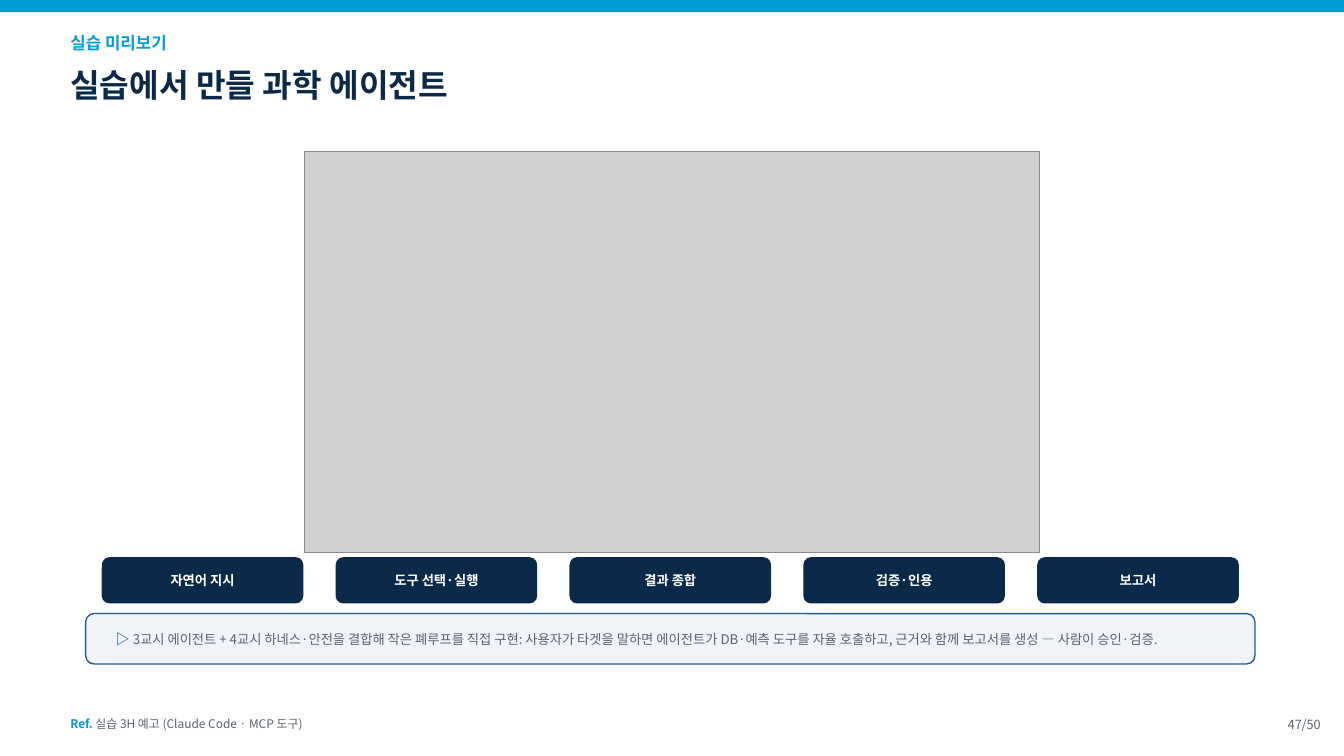
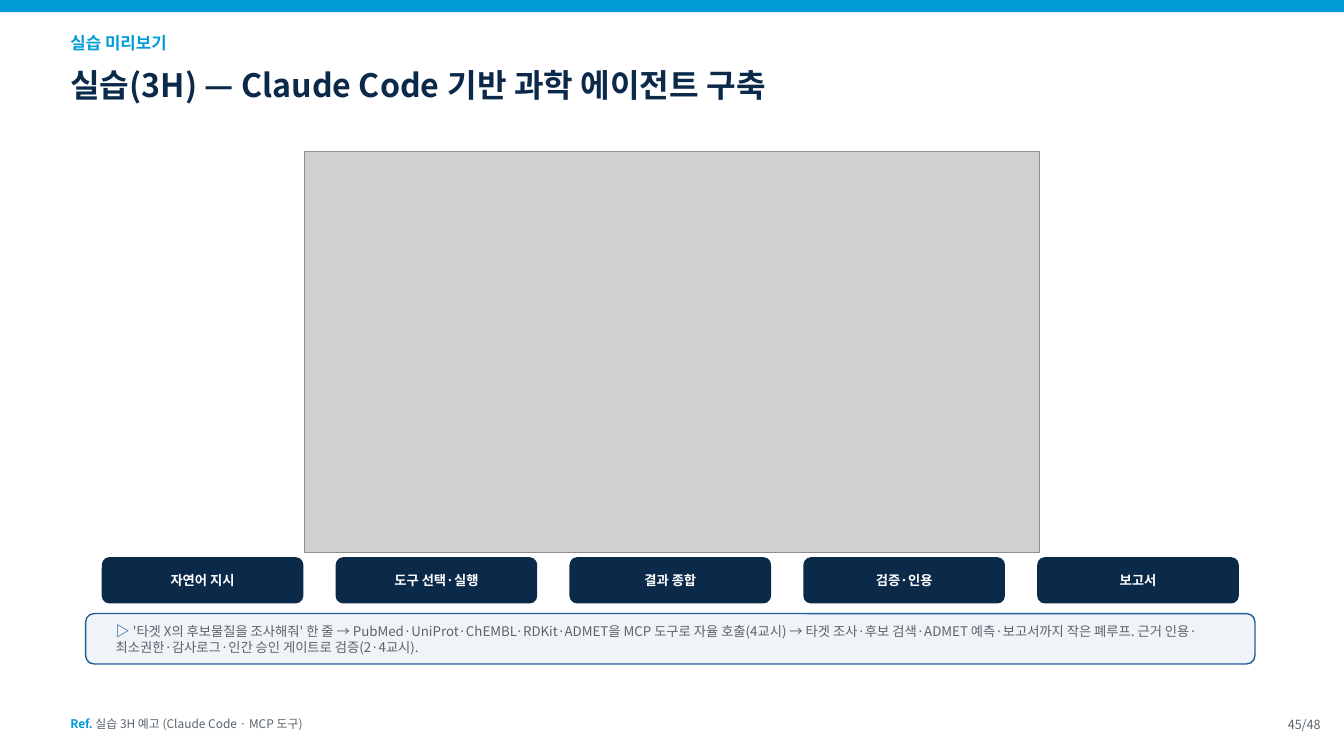
Before and after one commit to fourmodern/2025_aidrugdiscovery, a slide deck: slide 45 of 20260905/slides/0912_5교시.pptx (slide 47 before the commit). Drawn at 1344x756 pixels with LibreOffice and Linux fonts; fonts in the diff are those of the drawing; grey boxes stand for pictures. Boxes give left, top, right and bottom in pixels: in the first picture for what was removed or moved away, otherwise in the second. Text is boxed around its words. In the diff, an @@ line names an element or a change of style, - is before the commit and + after.

```diff
--- a/20260905/slides/0912_5교시.pptx
+++ b/20260905/slides/0912_5교시.pptx
@@ text at [70, 70, 765, 104]: text changed @@
-실습에서 만들 과학 에이전트
+실습(3H) — Claude Code 기반 과학 에이전트 구축
@@ text at [116, 625, 1197, 655]: text changed @@
-▷ 3교시 에이전트 + 4교시 하네스·안전을 결합해 작은 폐루프를 직접 구현: 사용자가 타겟을 말하면 에이전트가 DB·예측 도구를 자율 호출하고, 근거와 함께 보고서를 생성 — 사람이 승인·검증.
+▷ '타겟 X의 후보물질을 조사해줘' 한 줄 → PubMed·UniProt·ChEMBL·RDKit·ADMET을 MCP 도구로 자율 호출(4교시) → 타겟 조사·후보 검색·ADMET 예측·보고서까지 작은 폐루프. 근거 인용·최소권한·감사로그·인간 승인 게이트로 검증(2·4교시).
@@ text at [1288, 719, 1321, 731]: text changed @@
-47/50
+45/48
```
Also in this commit, not shown: 43 other slides changed, 2 slides removed, 15 other files.
